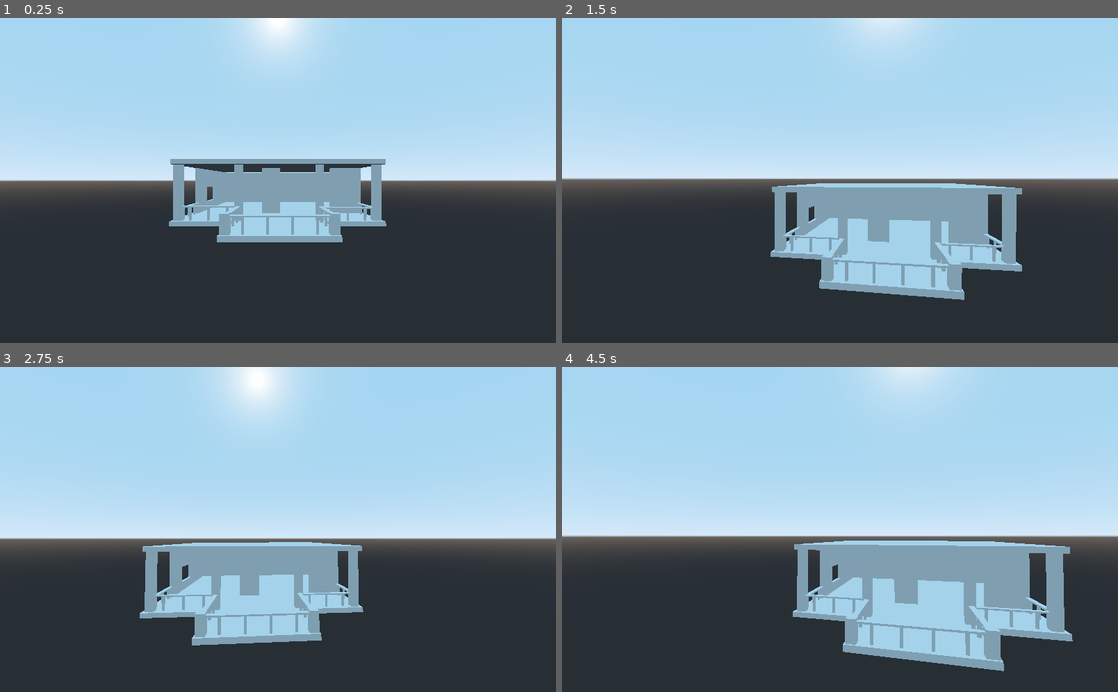
Above: before the commit, frames 1-4 (two rows, left to right).
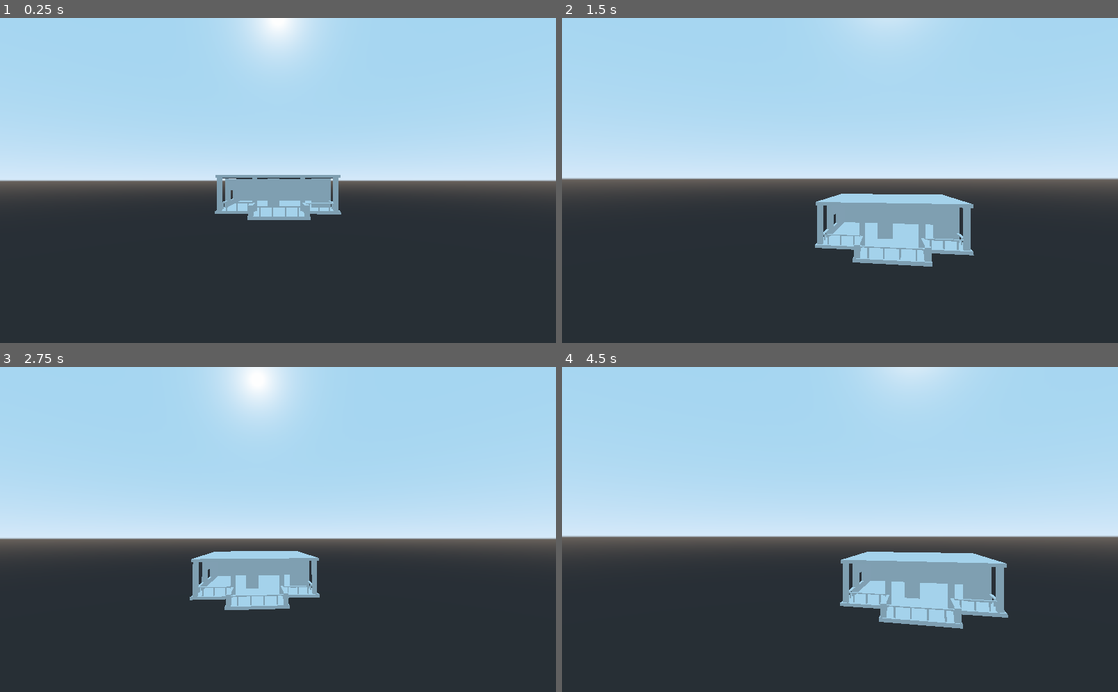
Above: after the commit, the same moments.

Repository: BakedLight/Godot-Wild-Jam-Project
Game: Godot game, scene res://Level/level.tscn
Same seed, same stepped clock (60 frames per second), same inputs: the game is played once before the commit and once after it.
Inputs (mouse positions are in pixels of both pictures, inside the frame that each line leads up to):
- Up to frame 1 (0.25 s): no input
- Up to frame 2 (1.5 s): tap Enter at 0.5 s; move the mouse to (867, 180) at 0.52 s; hold Space (move_up) from 0.53 s (still down); tap Ctrl (scope) at 0.6 s; tap W (zoom) at 0.8, 1.35 s; move the mouse to (812, 180) at 1.27 s
- Up to frame 3 (2.75 s): keep holding Space (move_up); tap Ctrl (scope) at 1.55, 2.1 s; move the mouse to (289, 523) at 2.02 s; tap W (zoom) at 2.3 s
- Up to frame 4 (4.5 s): keep holding Space (move_up); tap Enter at 2.75 s; move the mouse to (834, 536) at 2.77 s; click (834, 536) at 2.85 s; tap Ctrl (scope) at 3.05, 4.35 s; move the mouse to (878, 532) at 3.52 s; tap W (zoom) at 3.6 s; move the mouse to (795, 526) at 4.27 s

The runs differ from the first frame. In frame 1, 6.2% of the frame differs, in the area x 30-70%, y 43-70%; in frame 2, 9.2%; in frame 3, 7.8%; in frame 4, 12%, in the area x 2-98%, y 51-94%.

Commit message:
Tweaked the values a bit more

Diff:
--- a/Level/level.tscn
+++ b/Level/level.tscn
@@ -6,7 +6,7 @@
 [node name="Level" type="Spatial"]
 
 [node name="level1" parent="." instance=ExtResource( 2 )]
-transform = Transform( -3.27835e-08, 0, -0.75, 0, 0.75, 0, 0.75, 0, -3.27835e-08, 0, 0, 0 )
+transform = Transform( -2.18557e-08, 0, -0.5, 0, 0.5, 0, 0.5, 0, -2.18557e-08, 0, 0, 0 )
 
 [node name="Player" parent="." instance=ExtResource( 1 )]
 transform = Transform( 1, 0, 0, 0, 1, 0, 0, 0, 1, 0, 5, 0 )
--- a/Player/player.gd
+++ b/Player/player.gd
@@ -1,9 +1,9 @@
 extends Spatial
 
 export var angular_speed = 40
-export var scope_zoom = 35 #Lower the value for more zoom
+export var scope_zoom = 25 #Lower the value for more zoom
 export var switching_time = 0.2 #Time to open or close the scope
-export var zoom_amount = 45 # Lower the value for more zoom
+export var zoom_amount = 25 # Lower the value for more zoom
 export var zoom_time = 0.1 #Time to zoom in or out
 export var zoom_ang_speed = 25
 export var default_zoom = 70
